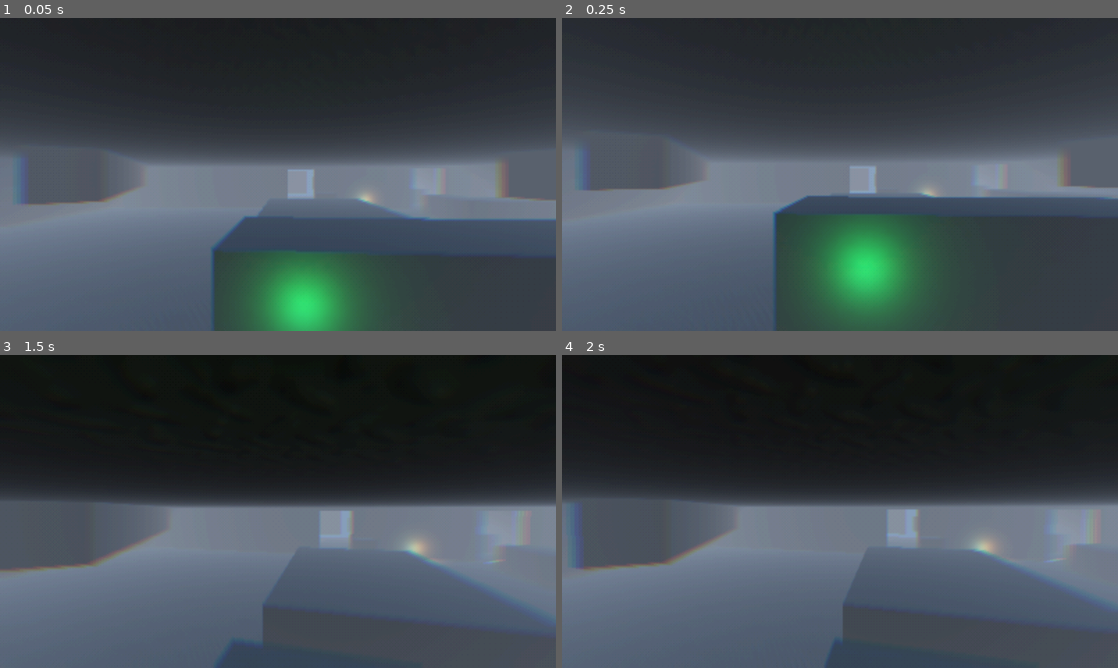
Above: before the commit, frames 1-4 (two rows, left to right).
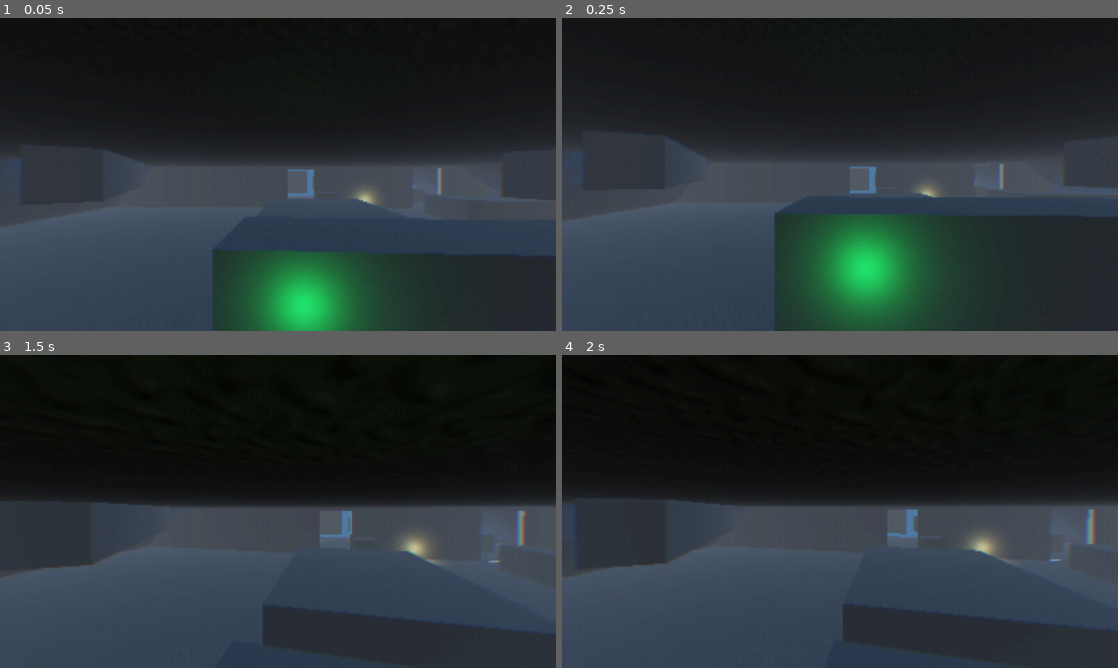
Above: after the commit, the same moments.

Repository: chybby/ldjam57
Game: Godot game, scene res://scenes/main/main.tscn
Two runs of this game, one before a commit and one after it. Both use one fixed random seed, a clock stepped at 60 frames per second and the inputs below.
Inputs (mouse positions are in pixels of both pictures, inside the frame that each line leads up to):
- Up to frame 1 (0.05 s): no input
- Up to frame 2 (0.25 s): no input
- Up to frame 3 (1.5 s): tap Enter at 0.5 s; move the mouse to (305, 511) at 0.52 s; hold Space (jump) 0.53-1.28 s; hold W (move_forward) from 0.53 s (still down); tap Shift (sprint) at 0.6 s; move the mouse to (250, 511) at 1.27 s; tap Space (jump) at 1.35 s
- Up to frame 4 (2 s): keep holding W (move_forward); tap Space (jump) at 1.52, 1.82 s; tap Shift (sprint) at 1.55 s

The runs differ from the first frame. In frame 1, 57% of the frame differs, in the area x 0-100%, y 0-100%; in frame 2, 67%; in frame 3, 52%; in frame 4, 53%.

Commit message:
tune vfx and sim. margins for ui elements

Diff:
--- a/scenes/main/main.tscn
+++ b/scenes/main/main.tscn
@@ -26,7 +26,7 @@
 tonemap_white = 0.5
 glow_enabled = true
 fog_enabled = true
-fog_density = 0.03
+fog_density = 0.0085
 fog_height = -1.0
 fog_height_density = 0.1
 
@@ -34,10 +34,25 @@
 shader = ExtResource("4_l3cfh")
 shader_parameter/enable_aberration = true
 shader_parameter/levels = 5
-shader_parameter/spread = 0.03
+shader_parameter/spread = 0.01
 shader_parameter/enable_dithering = true
 shader_parameter/colors = 64
-shader_parameter/dither_size = 2
+shader_parameter/dither_size = 4
+
+[sub_resource type="Animation" id="Animation_ouso4"]
+length = 0.001
+tracks/0/type = "value"
+tracks/0/imported = false
+tracks/0/enabled = true
+tracks/0/path = NodePath("FadeRect:color")
+tracks/0/interp = 1
+tracks/0/loop_wrap = true
+tracks/0/keys = {
+"times": PackedFloat32Array(0),
+"transitions": PackedFloat32Array(1),
+"update": 0,
+"values": [Color(0, 0, 0, 0)]
+}
 
 [sub_resource type="Animation" id="Animation_a8run"]
 resource_name = "fadeout"
@@ -55,21 +70,6 @@
 "values": [Color(0, 0, 0, 0), Color(0, 0, 0, 1), Color(0, 0, 0, 1), Color(0, 0, 0, 0)]
 }
 
-[sub_resource type="Animation" id="Animation_ouso4"]
-length = 0.001
-tracks/0/type = "value"
-tracks/0/imported = false
-tracks/0/enabled = true
-tracks/0/path = NodePath("FadeRect:color")
-tracks/0/interp = 1
-tracks/0/loop_wrap = true
-tracks/0/keys = {
-"times": PackedFloat32Array(0),
-"transitions": PackedFloat32Array(1),
-"update": 0,
-"values": [Color(0, 0, 0, 0)]
-}
-
 [sub_resource type="AnimationLibrary" id="AnimationLibrary_blune"]
 _data = {
 &"RESET": SubResource("Animation_ouso4"),
@@ -81,14 +81,6 @@
 
 [node name="Player" parent="." instance=ExtResource("1_rrmv2")]
 transform = Transform3D(-0.0500002, 0, 0.998749, 0, 1, 0, -0.998749, 0, -0.0500002, 10.0561, 25.8482, 0.699233)
-walk_speed = 3.0
-sprint_speed = 5.0
-mouse_sensitivity = 0.005
-jump_strength = 7.5
-water_jump_strength = 11.0
-dive_speed = 2.0
-gravity_multiplier = 2.0
-water_dampening = 5.0
 
 [node name="Level" parent="." instance=ExtResource("3_k2fmo")]
 unique_name_in_owner = true
@@ -98,6 +90,7 @@
 
 [node name="BGMusic" type="AudioStreamPlayer" parent="."]
 stream = ExtResource("4_ow5a4")
+autoplay = true
 
 [node name="PostProcessing" type="CanvasLayer" parent="."]
 layer = 10
@@ -125,6 +118,7 @@
 color = Color(0.178, 0.363, 0.59, 0.5)
 
 [node name="HUD" type="CanvasLayer" parent="."]
+layer = 18
 
 [node name="MarginContainer" type="MarginContainer" parent="HUD"]
 anchors_preset = 3
--- a/scenes/monologueSystem/monologue.gd
+++ b/scenes/monologueSystem/monologue.gd
@@ -1,7 +1,7 @@
 extends CanvasLayer
 
-@onready var text_box = $Textbox
-@onready var text_label = $Textbox/TextField
+@onready var text_box = %Textbox
+@onready var text_label = %Textbox/TextField
 @onready var timer = $Timer
 
 var current_text = ""
--- a/scenes/monologueSystem/monologue.tscn
+++ b/scenes/monologueSystem/monologue.tscn
@@ -15,25 +15,28 @@
 layer = 17
 script = ExtResource("1_3var0")
 
-[node name="Textbox" type="Panel" parent="Monologue"]
-unique_name_in_owner = true
-custom_minimum_size = Vector2(250, 50)
+[node name="MarginContainer" type="MarginContainer" parent="Monologue"]
 anchors_preset = 7
 anchor_left = 0.5
 anchor_top = 1.0
 anchor_right = 0.5
 anchor_bottom = 1.0
 offset_left = -125.0
-offset_top = -70.255
+offset_top = -50.0
 offset_right = 125.0
-offset_bottom = -20.255
 grow_horizontal = 2
 grow_vertical = 0
+theme_override_constants/margin_bottom = 16
+
+[node name="Textbox" type="Panel" parent="Monologue/MarginContainer"]
+unique_name_in_owner = true
+custom_minimum_size = Vector2(250, 50)
+layout_mode = 2
 size_flags_horizontal = 3
 size_flags_vertical = 3
 mouse_filter = 2
 
-[node name="TextField" type="RichTextLabel" parent="Monologue/Textbox"]
+[node name="TextField" type="RichTextLabel" parent="Monologue/MarginContainer/Textbox"]
 layout_mode = 1
 anchors_preset = 15
 anchor_right = 1.0
